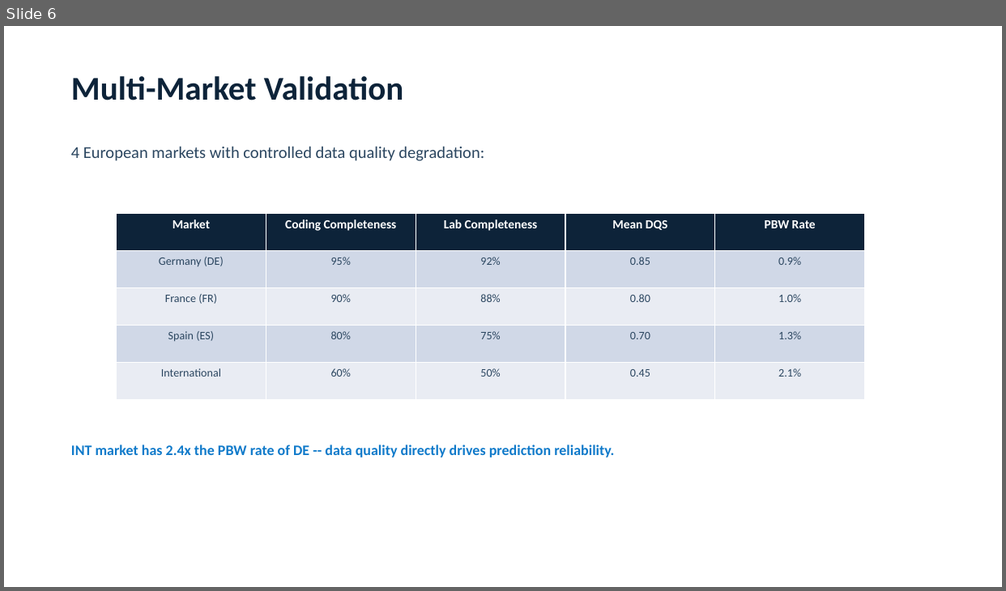
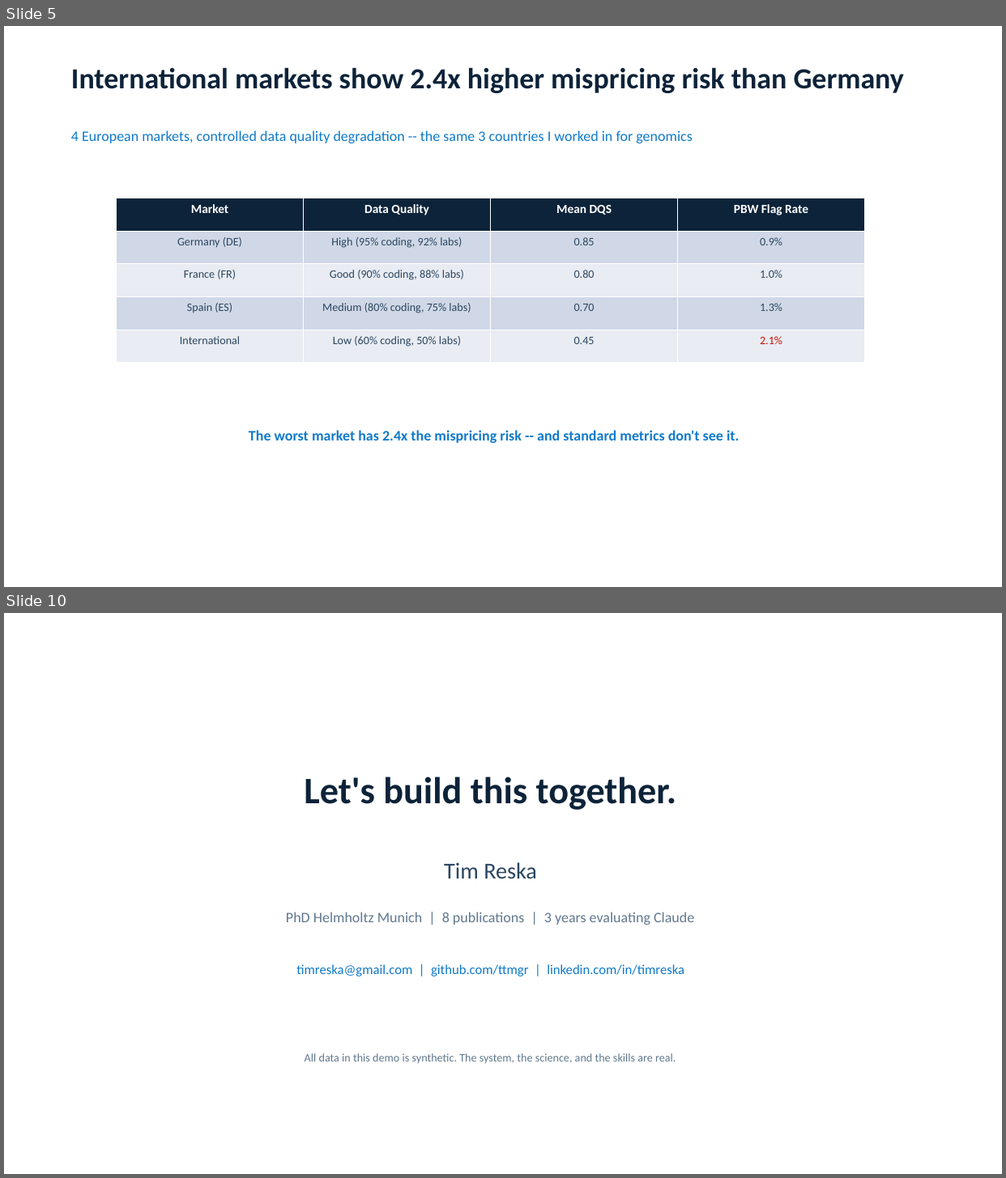
Before and after one commit to ttmgr/Tim_Reska, a slide deck: MedRisk-ADH/data/reports/medrisk_adh_deck.pptx. Shown one above the other, each under a label of ours: slide 6 before the commit, slides 5 and 10 after it; the slides between them are not shown. The pictures are 1006x591 and 1006x1178 pixels, drawn with LibreOffice and Linux fonts; fonts in the diff are those of the drawing. Boxes give left, top, right and bottom in pixels: in the first picture for what was removed or moved away, otherwise in the second. Text is boxed around its words. In the diff, an @@ line names an element or a change of style, - is before the commit and + after.

Commit message:
Add design overhaul, clinical fixes, MARP slides, and interview narrative
- Overhaul all presentations to match template design system (Calibri, #2D3436/#2C6FA0/#B2BEC3)
- Replace text-based pipelines with proper flowcharts (fpdf2 rounded rects, python-pptx shapes)
- Rewrite 22 slide titles as MBB action titles, trim bullets, add source lines
- Standardize Streamlit app UI across 10 files (colors, fonts, badges, charts)
- Fix 4 CRITICAL clinical values (CSF p-tau181 mean, COPD prevalence, F00.x GM annotations, E11.319)
- Add MARP slide deck (slides/pitch.md + theme.css) with PhD-to-disease-progression bridge narrative
- Add PhD→underwriting bridge: "same CTMC math, new domain"
- Map all JD requirements to evidence, integrate reference letter details
- Add new interview Q&As: not-an-MD defense, PO/data team collaboration

```diff
--- a/MedRisk-ADH/data/reports/medrisk_adh_deck.pptx
+++ b/MedRisk-ADH/data/reports/medrisk_adh_deck.pptx
@@ slide 10 added at (4,613,1002,1174), background #FFFFFF @@
@@ text added at (304,777,676,810), 36 pt, text #0D2339, bold @@
+Let's build this together.
@@ text added at (444,862,537,879), 22 pt, text #2B4660 @@
+Tim Reska
@@ text added at (286,912,694,925), 14 pt, text #61788E @@
+PhD Helmholtz Munich | 8 publications | 3 years evaluating Claude
@@ text added at (296,965,684,977), 13 pt, text #107ACA @@
+timreska@gmail.com | github.com/ttmgr | linkedin.com/in/timreska
@@ text added at (305,1054,675,1063), 11 pt, text #61788E @@
+All data in this demo is synthetic. The system, the science, and the skills are real.
@@ what was slide 6 is now slide 5 @@
@@ slide 5 changed as well @@
@@ text added at (71,67,904,93), 28 pt, text #0D2339, bold @@
+International markets show 2.4x higher mispricing risk than Germany
@@ text removed at (71,76,404,101) @@
-Multi-Market Validation
@@ text at (71,130,692,143): text changed; size 16 to 14 pt; text colour #2B4660 to #107ACA @@
-4 European markets with controlled data quality degradation:
+4 European markets, controlled data quality degradation -- the same 3 countries I worked in for genomics
@@ table at (117,199,865,363) @@
-column 2: Coding Completeness | 95% | 90% | 80% | 60%
-column 3: Lab Completeness | 92% | 88% | 75% | 50%
+column 2: Data Quality | High (95% coding, 92% labs) | Good (90% coding, 88% labs) | Medium (80% coding, 75% labs) | Low (60% coding, 50% labs)
-column 4, row 1: PBW Rate
+column 4, row 1: PBW Flag Rate
@@ table: place and size @@
-table at (117,213,865,400)
+table at (117,199,865,363)
@@ text at (249,430,739,443): text changed @@
-INT market has 2.4x the PBW rate of DE -- data quality directly drives prediction reliability.
+The worst market has 2.4x the mispricing risk -- and standard metrics don't see it.
```
Also in this commit, not shown: 8 other slides added, 13 slides removed, 27 other files.
